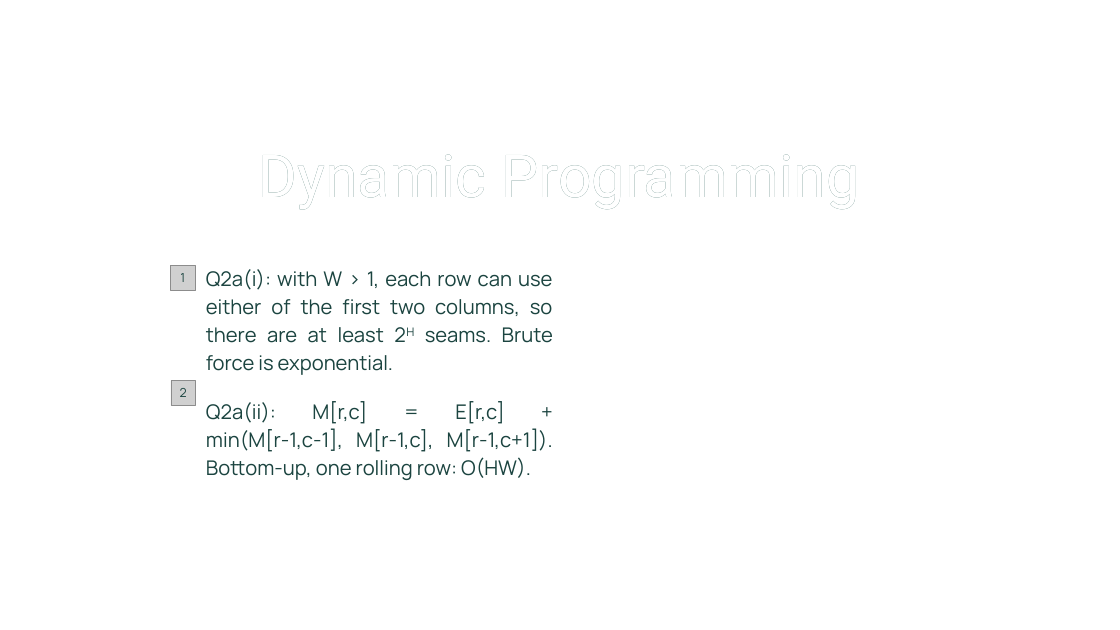
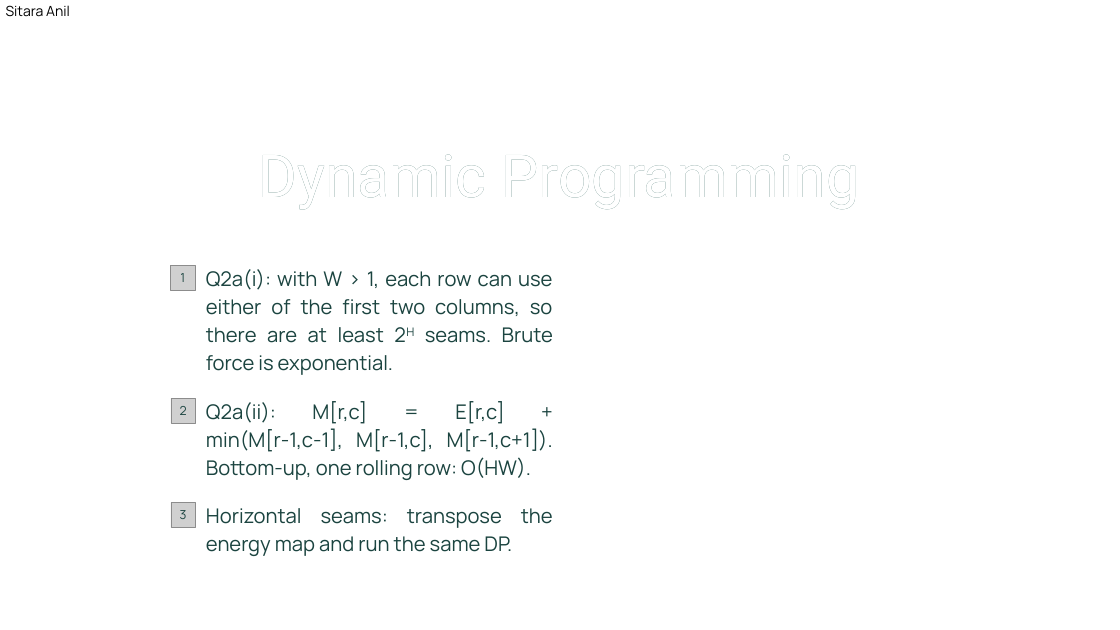
Before and after one commit to elvisshengjie/seam_carving_algorithm_comparison, a slide deck: slide 3 of CSD3130_CSD3131_Presentation.pptx. Drawn at 1120x630 pixels with LibreOffice and Linux fonts; fonts in the diff are those of the drawing; grey boxes stand for pictures; background and template pictures are left out. Boxes give left, top, right and bottom in pixels: in the first picture for what was removed or moved away, otherwise in the second. Text is boxed around its words. In the diff, an @@ line names an element or a change of style, - is before the commit and + after.

Commit message:
Update presentation slides
Slide 3 covers horizontal seams, slide 8 answers whether greedy matches DP in visual quality, and slide 9 adds space complexity.

```diff
--- a/CSD3130_CSD3131_Presentation.pptx
+++ b/CSD3130_CSD3131_Presentation.pptx
@@ text added at (x1=6, y1=5, x2=70, y2=17), 18 pt, text #000000 @@
+Sitara Anil
@@ picture moved from (x1=171, y1=381, x2=195, y2=406) to (x1=171, y1=398, x2=195, y2=423) @@
@@ text "2" moved from (x1=180, y1=388, x2=187, y2=397) to (x1=180, y1=406, x2=187, y2=415) @@
@@ picture added at (x1=171, y1=502, x2=195, y2=528) @@
@@ text added at (x1=206, y1=508, x2=553, y2=556), 26 pt, text #1B4440 @@
+Horizontal seams: transpose the energy map and run the same DP.
@@ text added at (x1=180, y1=510, x2=187, y2=519), 16 pt, text #1B4440 @@
+3
```
Also in this commit, not shown: 9 other slides changed.
